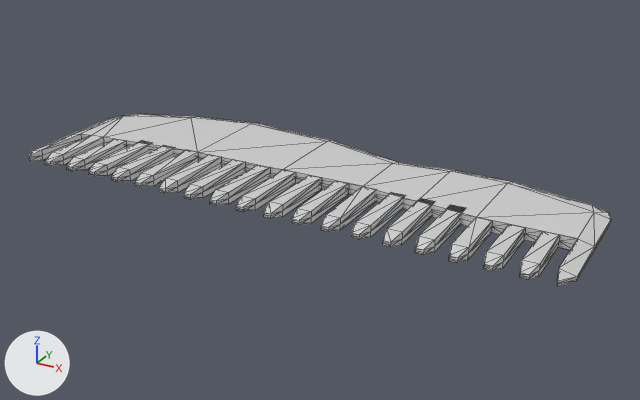
An edit to the COLLADA model clean/CleanKit.scnassets/props/CKComb.dae, drawn before and after from the same camera.
Both versions are drawn from a 50 mm camera at (2.9, -4.95, 2.3) aimed at (0.25, -0.13, -0.11). Arrows for +X, +Y and +Z are at lower left; the lights stay in place. Mesh edges are drawn as thin lines.
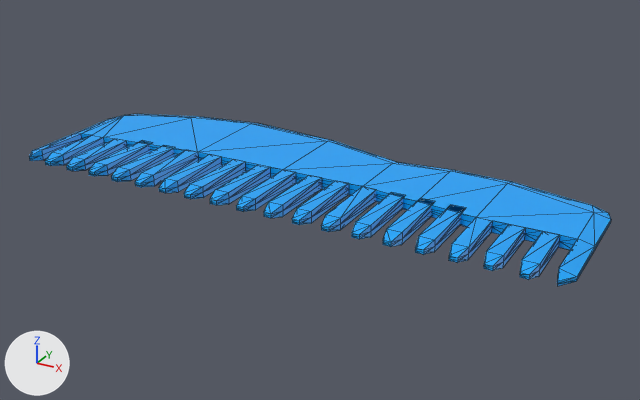
Pixel boxes (x1, y1, x2, y2) of what changed, in the pictures (640 x 400 px):
'Plane_005', surface changed (grey to blue)
    both: (29, 114, 611, 286)

Patch to the scene script:
```diff
--- a/clean/CleanKit.scnassets/props/CKComb.dae.py
+++ b/clean/CleanKit.scnassets/props/CKComb.dae.py
@@ img_ckcomb_png @@
+img_ckcomb_png = load_image('CKComb.png', 'textures/CKComb.png', 16, 16, 'sRGB')
@@ mat_material_006 @@
 mat_material_006 = principled_material('Material_006')
-mat_material_006.base_color = (0.64, 0.64, 0.64)  # light grey #d1d1d1
+mat_material_006.texture = img_ckcomb_png
 mat_material_006.roughness = 0.44
```
